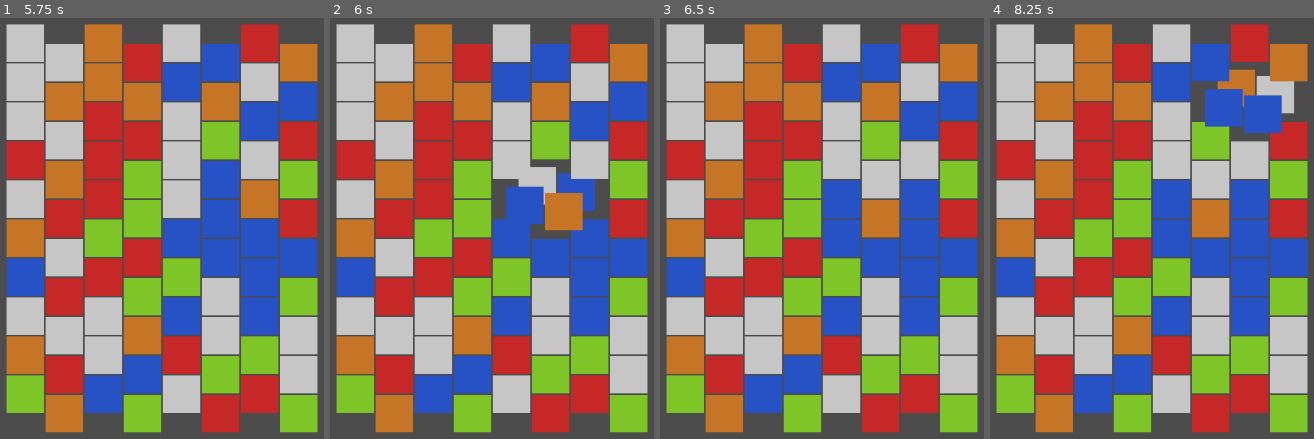
Above: before the commit, frames 1-4 (left to right).
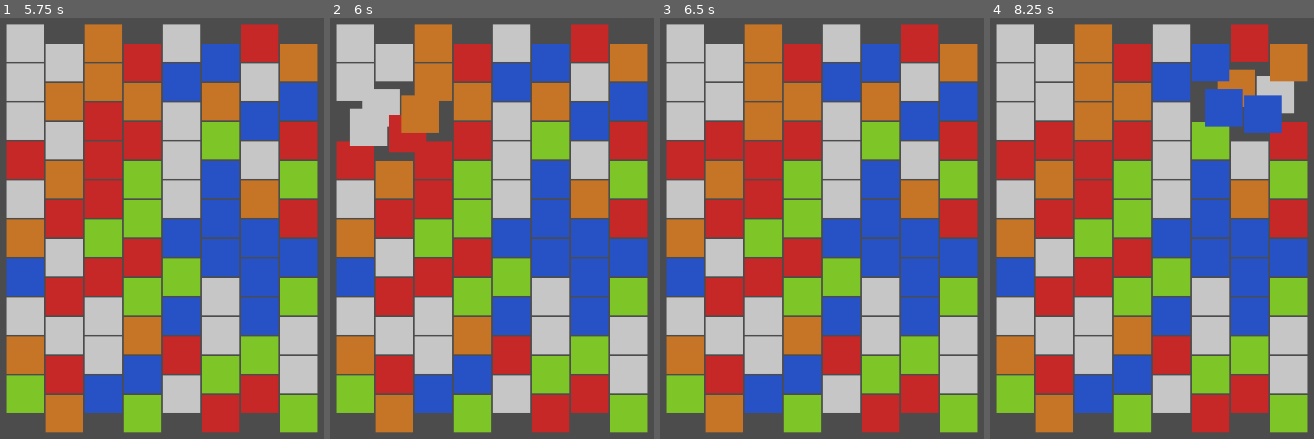
Above: after the commit, the same moments.

Repository: umxprime/puzzlebattles
Game: Godot game, scene res://Main.tscn
Same seed, same stepped clock (60 frames per second), same inputs: the game is played once before the commit and once after it.
Inputs (mouse positions are in pixels of both pictures, inside the frame that each line leads up to):
- Up to frame 1 (5.75 s): tap Enter at 0.5, 2, 3.5 s; move the mouse to (outside the picture) at 0.52 s; click (outside the picture) at 0.67 s; tap Space at 1.25, 2.75, 4.25 s; move the mouse to (3, 249) at 1.27 s; click (3, 249) at 1.42 s; move the mouse to (243, 123) at 2.02 s; click (243, 123) at 2.17 s; move the mouse to (123, 321) at 2.77 s; click (123, 321) at 2.92 s; move the mouse to (outside the picture) at 3.52 s; click (outside the picture) at 3.67 s; move the mouse to (outside the picture) at 4.27 s; click (outside the picture) at 4.42 s; move the mouse to (200, 228) at 5.02 s; click (200, 228) at 5.17 s
- Up to frame 2 (6 s): move the mouse to (372, 110) at 5.77 s; click (372, 110) at 5.92 s
- Up to frame 3 (6.5 s): no input
- Up to frame 4 (8.25 s): move the mouse to (outside the picture) at 6.52 s; click (outside the picture) at 6.67 s; move the mouse to (993, 249) at 7.27 s; click (993, 249) at 7.42 s; move the mouse to (1233, 123) at 8.02 s; click (1233, 123) at 8.17 s

Frame 1 is identical in both runs. In frame 2, 7.3% of the frame differs, in the area x 1-87%, y 15-53%; in frame 3, 7.4%, in the area x 13-87%, y 15-53%; in frame 4, 7.4%.

Commit message:
Improve cursor's position evaluation

Diff:
--- a/Models/GridModel.gd
+++ b/Models/GridModel.gd
@@ -32,10 +32,16 @@
 				newPos.column += 1
 		setPosition(newPos)
 	func setPosition(pos:GridCoordinate):
-		if (pos.column < 1 || pos.column == _grid.columns() - 1):
-			return
-		if (pos.row < 0 || pos.row == _grid.rows() - 1):
-			return
+		if (pos.column < 1):
+			pos.column = 1
+		if (pos.column >= _grid.columns() - 1):
+			if pos.column%2==1 && pos.row > 0:
+				pos.row -=1
+			pos.column = _grid.columns() - 2
+		if (pos.row < 0) :
+			pos.row = 0
+		if (pos.row >= _grid.rows() - 1):
+			pos.row = _grid.rows() - 2
 		_pos.column = pos.column
 		_pos.row = pos.row
 
